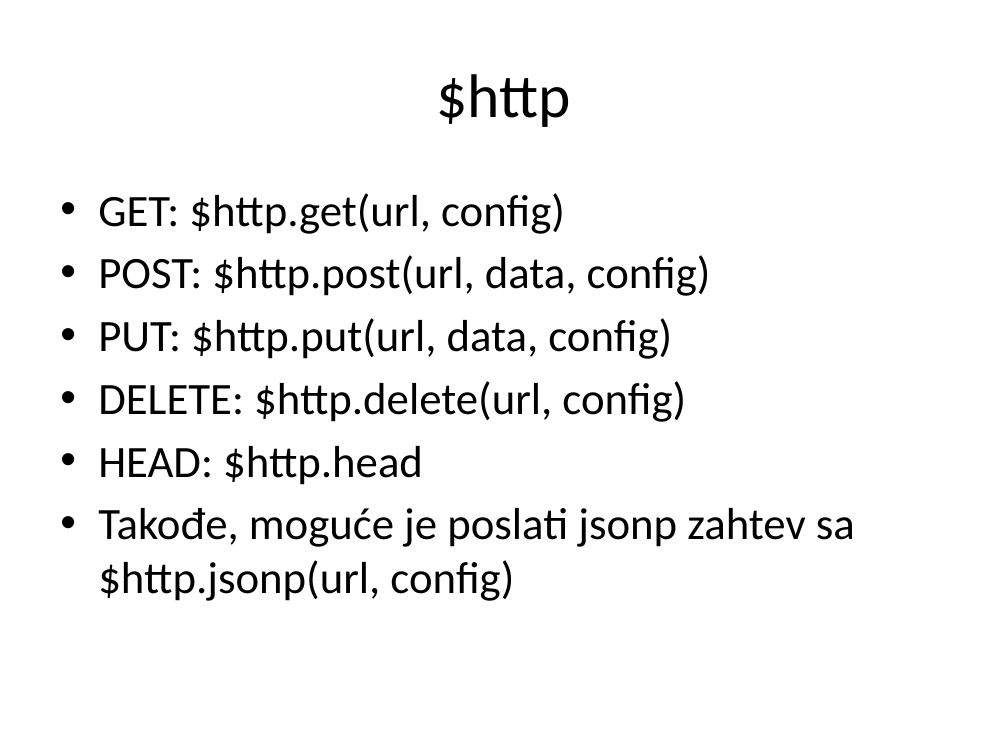
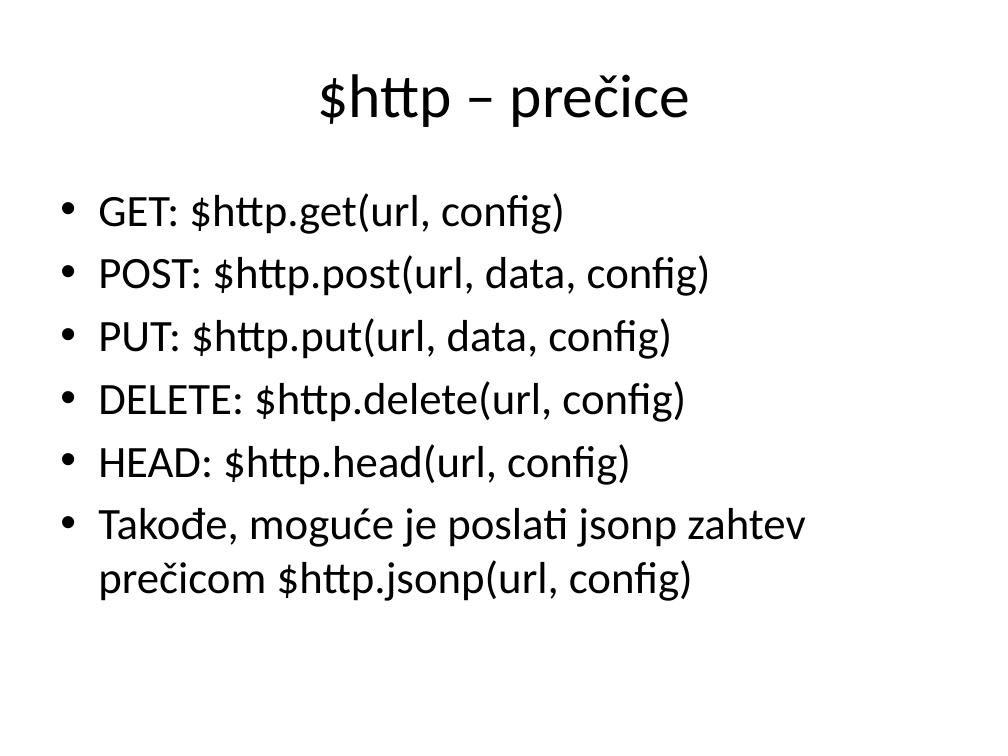
Before and after one commit to Cobrijani/2016, a slide deck: slide 5 of AngularJS/03_RESTPozivi/03 REST Pozivi.pptx (slide 4 before the commit). Drawn at 1008x756 pixels with LibreOffice and Linux fonts; fonts in the diff are those of the drawing. Boxes give left, top, right and bottom in pixels: in the first picture for what was removed or moved away, otherwise in the second. Text is boxed around its words. In the diff, an @@ line names an element or a change of style, - is before the commit and + after.

```diff
--- a/AngularJS/03_RESTPozivi/03 REST Pozivi.pptx
+++ b/AngularJS/03_RESTPozivi/03 REST Pozivi.pptx
@@ title at [317,74,690,127]: text changed @@
-$http
+$http – prečice
@@ text at [98,444,805,601]: text changed @@
-• HEAD: $http.head
-• Takođe, moguće je poslati jsonp zahtev sa $http.jsonp(url, config)
+• HEAD: $http.head(url, config)
+• Takođe, moguće je poslati jsonp zahtev prečicom $http.jsonp(url, config)
```
Also in this commit, not shown: 26 other slides changed, 43 other files.
